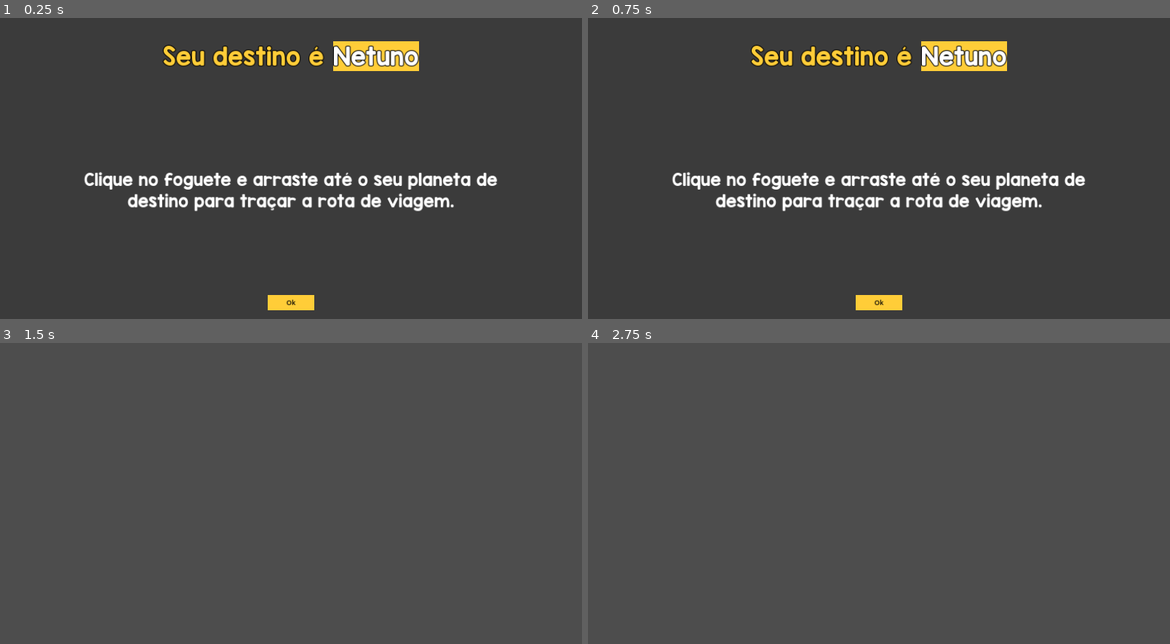
Above: before the commit, frames 1-4 (two rows, left to right).
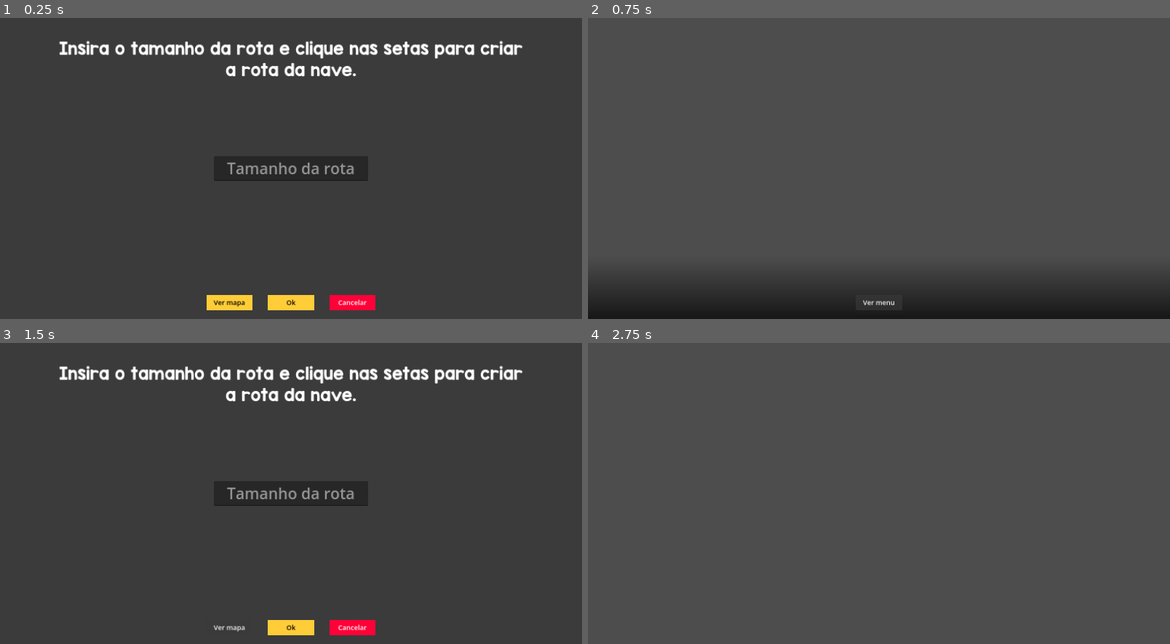
Above: after the commit, the same moments.

Repository: Equiel-1703/jogo-ExpPC
Game: Godot game, scene res://testing/test.tscn
Two runs of this game, one before a commit and one after it. Both use one fixed random seed, a clock stepped at 60 frames per second and the inputs below. This scene is started directly instead of the project's main scene.
Inputs (mouse positions are in pixels of both pictures, inside the frame that each line leads up to):
- Up to frame 1 (0.25 s): no input
- Up to frame 2 (0.75 s): click (814, 300) at 0.5 s, where only the run after the commit has a clickable "Ver mapa"
- Up to frame 3 (1.5 s): click (291, 625) at 1.25 s, where only the run after the commit has a clickable "Ver menu"
- Up to frame 4 (2.75 s): click (943, 625) at 2 s, where only the run after the commit has a clickable "Cancelar"

The runs differ from the first frame. In frame 1, 8.5% of the frame differs, in the area x 10-90%, y 7-98%; in frame 2, 10%, in the area x 0-100%, y 7-100%; in frame 3, 5.2%; in frame 4, nothing differs.

Commit message:
CriarPath refactor

Diff:
--- /dev/null
+++ b/scenes/level_1/criar_path_num.tscn
@@ -0,0 +1,48 @@
+[gd_scene load_steps=5 format=3 uid="uid://c0onqu281fee5"]
+
+[ext_resource type="PackedScene" uid="uid://cig2gpf3kuqkq" path="res://scenes/level_3/criar_path.tscn" id="1_sxrka"]
+[ext_resource type="Script" path="res://scripts/level_1/criar_path_num.gd" id="2_j4wwn"]
+[ext_resource type="FontFile" uid="uid://bon14dm77mpt8" path="res://fonts/KGRedHands.ttf" id="2_wdmqw"]
+
+[sub_resource type="LabelSettings" id="LabelSettings_ywrrr"]
+font = ExtResource("2_wdmqw")
+font_size = 50
+font_color = Color(1, 0, 0.239216, 1)
+outline_size = 10
+
+[node name="CriarPath" instance=ExtResource("1_sxrka")]
+script = ExtResource("2_j4wwn")
+
+[node name="GradientBG" parent="." index="0"]
+visible = false
+
+[node name="BG" parent="." index="1"]
+visible = true
+
+[node name="SetNumContainer" type="CenterContainer" parent="." index="3"]
+layout_mode = 0
+offset_right = 1890.0
+offset_bottom = 980.0
+
+[node name="TamRotaLineField" type="LineEdit" parent="SetNumContainer" index="0"]
+unique_name_in_owner = true
+custom_minimum_size = Vector2(500, 0)
+layout_mode = 2
+theme_override_font_sizes/font_size = 50
+placeholder_text = "Tamanho da rota"
+alignment = 1
+
+[node name="InsertValidIntLabel" type="Label" parent="." index="4"]
+unique_name_in_owner = true
+visible = false
+layout_mode = 0
+offset_top = 528.0
+offset_right = 1890.0
+offset_bottom = 873.0
+text = "Por favor, insira um
+tamanho de rota válido!"
+label_settings = SubResource("LabelSettings_ywrrr")
+horizontal_alignment = 1
+vertical_alignment = 1
+
+[connection signal="text_submitted" from="SetNumContainer/TamRotaLineField" to="." method="_on_tam_rota_line_field_text_submitted"]
--- a/scenes/level_1/criar_path_set_num.tscn
+++ /dev/null
@@ -1,149 +0,0 @@
-[gd_scene load_steps=10 format=3 uid="uid://c14mclctv6ack"]
-
-[ext_resource type="Script" path="res://scripts/level_1/criar_path_set_num.gd" id="1_ipxu4"]
-[ext_resource type="Material" uid="uid://ddpwqy41qf85d" path="res://shaders/bg_material.tres" id="2_a3khq"]
-[ext_resource type="FontFile" uid="uid://bon14dm77mpt8" path="res://fonts/KGRedHands.ttf" id="2_p7u8x"]
-[ext_resource type="LabelSettings" uid="uid://cgl76j25jy15c" path="res://themes/instructions_label_settings.tres" id="4_ukq0g"]
-
-[sub_resource type="Gradient" id="Gradient_mfpkk"]
-offsets = PackedFloat32Array(0, 0.201299)
-colors = PackedColorArray(0, 0, 0, 0.682353, 0, 0, 0, 0)
-
-[sub_resource type="GradientTexture2D" id="GradientTexture2D_keesj"]
-gradient = SubResource("Gradient_mfpkk")
-fill_from = Vector2(0, 1)
-fill_to = Vector2(0, 0)
-
-[sub_resource type="LabelSettings" id="LabelSettings_ttvyg"]
-font = ExtResource("2_p7u8x")
-font_size = 50
-font_color = Color(1, 0, 0.239216, 1)
-outline_size = 10
-
-[sub_resource type="StyleBoxFlat" id="StyleBoxFlat_n3fof"]
-bg_color = Color(1, 0.805, 0.22, 1)
-
-[sub_resource type="StyleBoxFlat" id="StyleBoxFlat_i026o"]
-bg_color = Color(1, 0, 0.219608, 1)
-
-[node name="CriarPath" type="Control"]
-layout_mode = 3
-anchors_preset = 15
-anchor_right = 1.0
-anchor_bottom = 1.0
-grow_horizontal = 2
-grow_vertical = 2
-script = ExtResource("1_ipxu4")
-
-[node name="GradientBG" type="TextureRect" parent="."]
-unique_name_in_owner = true
-visible = false
-layout_mode = 0
-offset_right = 1890.0
-offset_bottom = 980.0
-texture = SubResource("GradientTexture2D_keesj")
-
-[node name="BG" type="ColorRect" parent="."]
-unique_name_in_owner = true
-material = ExtResource("2_a3khq")
-layout_mode = 0
-offset_right = 1890.0
-offset_bottom = 980.0
-color = Color(0, 0, 0, 1)
-
-[node name="SetNumContainer" type="CenterContainer" parent="."]
-layout_mode = 0
-offset_right = 1890.0
-offset_bottom = 980.0
-
-[node name="TamRotaLineField" type="LineEdit" parent="SetNumContainer"]
-unique_name_in_owner = true
-custom_minimum_size = Vector2(500, 0)
-layout_mode = 2
-theme_override_font_sizes/font_size = 50
-placeholder_text = "Tamanho da rota"
-alignment = 1
-
-[node name="InsertValidIntLabel" type="Label" parent="."]
-unique_name_in_owner = true
-visible = false
-layout_mode = 0
-offset_top = 528.0
-offset_right = 1890.0
-offset_bottom = 873.0
-text = "Por favor, insira um
-tamanho de rota válido!"
-label_settings = SubResource("LabelSettings_ttvyg")
-horizontal_alignment = 1
-vertical_alignment = 1
-
-[node name="InstructionLabel" type="Label" parent="."]
-unique_name_in_owner = true
-layout_mode = 0
-offset_right = 1890.0
-offset_bottom = 268.0
-text = "Insira o tamanho da rota e clique nas setas para criar
-a rota da nave."
-label_settings = ExtResource("4_ukq0g")
-horizontal_alignment = 1
-vertical_alignment = 1
-
-[node name="PathButtonsContainer" type="CenterContainer" parent="."]
-layout_mode = 0
-offset_right = 1890.0
-offset_bottom = 980.0
-mouse_filter = 2
-
-[node name="PathButtons" type="HFlowContainer" parent="PathButtonsContainer"]
-unique_name_in_owner = true
-custom_minimum_size = Vector2(1800, 0)
-layout_mode = 2
-theme_override_constants/h_separation = 10
-theme_override_constants/v_separation = 10
-alignment = 1
-
-[node name="Buttons" type="HBoxContainer" parent="."]
-layout_mode = 0
-offset_top = 873.0
-offset_right = 1890.0
-offset_bottom = 982.0
-theme_override_constants/separation = 50
-alignment = 1
-
-[node name="VerMapa" type="Button" parent="Buttons"]
-unique_name_in_owner = true
-custom_minimum_size = Vector2(150, 50)
-layout_mode = 2
-size_flags_horizontal = 4
-size_flags_vertical = 4
-theme_override_colors/font_color = Color(0, 0, 0, 1)
-theme_override_font_sizes/font_size = 22
-theme_override_styles/normal = SubResource("StyleBoxFlat_n3fof")
-text = "Ver mapa"
-
-[node name="Ok" type="Button" parent="Buttons"]
-unique_name_in_owner = true
-custom_minimum_size = Vector2(150, 50)
-layout_mode = 2
-size_flags_horizontal = 4
-size_flags_vertical = 4
-theme_override_colors/font_color = Color(0, 0, 0, 1)
-theme_override_font_sizes/font_size = 22
-theme_override_styles/normal = SubResource("StyleBoxFlat_n3fof")
-text = "Ok"
-
-[node name="Cancelar" type="Button" parent="Buttons"]
-unique_name_in_owner = true
-custom_minimum_size = Vector2(150, 50)
-layout_mode = 2
-size_flags_horizontal = 4
-size_flags_vertical = 4
-theme_override_colors/font_color = Color(1, 1, 1, 1)
-theme_override_font_sizes/font_size = 22
-theme_override_styles/normal = SubResource("StyleBoxFlat_i026o")
-text = "Cancelar"
-
-[connection signal="text_submitted" from="SetNumContainer/TamRotaLineField" to="." method="_on_tam_rota_line_field_text_submitted"]
-[connection signal="pressed" from="Buttons/VerMapa" to="." method="_on_ver_mapa_pressed"]
-[connection signal="pressed" from="Buttons/Ok" to="." method="_on_ok_pressed"]
-[connection signal="pressed" from="Buttons/Cancelar" to="." method="_on_cancelar_pressed"]
--- a/scenes/level_1/level_1.tscn
+++ b/scenes/level_1/level_1.tscn
@@ -12,7 +12,7 @@
 [ext_resource type="Texture2D" uid="uid://dftpo1aex8ah0" path="res://res/Rocket_70x170.png" id="9_awt4r"]
 [ext_resource type="Script" path="res://scripts/level_1/rocket.gd" id="10_7ethw"]
 [ext_resource type="PackedScene" uid="uid://diik6iqcg1u36" path="res://scenes/level_1/win_scene.tscn" id="12_68fdk"]
-[ext_resource type="PackedScene" uid="uid://c14mclctv6ack" path="res://scenes/level_1/criar_path_set_num.tscn" id="12_cyy7x"]
+[ext_resource type="PackedScene" uid="uid://c0onqu281fee5" path="res://scenes/level_1/criar_path_num.tscn" id="12_o06rq"]
 [ext_resource type="PackedScene" uid="uid://c3pvrpj2n21cd" path="res://scenes/level_1/next_phase_scene.tscn" id="12_re1tg"]
 [ext_resource type="PackedScene" uid="uid://btif7hfb7i3rc" path="res://scenes/level_1/lose_scene.tscn" id="13_2cdh5"]
 [ext_resource type="Script" path="res://scripts/level_1/level_1_phases_manager.gd" id="15_3jtoy"]
@@ -126,12 +126,13 @@
 
 [node name="CanvasLayer" type="CanvasLayer" parent="."]
 
+[node name="CriarPath" parent="CanvasLayer" instance=ExtResource("12_o06rq")]
+unique_name_in_owner = true
+visible = false
+
 [node name="NextPhaseScene" parent="CanvasLayer" instance=ExtResource("12_re1tg")]
 unique_name_in_owner = true
 visible = false
-
-[node name="CriarPath" parent="CanvasLayer" instance=ExtResource("12_cyy7x")]
-unique_name_in_owner = true
 
 [node name="WinScene" parent="CanvasLayer" instance=ExtResource("12_68fdk")]
 unique_name_in_owner = true
--- a/scenes/level_3/criar_path.tscn
+++ b/scenes/level_3/criar_path.tscn
@@ -1,6 +1,7 @@
-[gd_scene load_steps=7 format=3 uid="uid://cig2gpf3kuqkq"]
+[gd_scene load_steps=8 format=3 uid="uid://cig2gpf3kuqkq"]
 
 [ext_resource type="Script" path="res://scripts/level_3/criar_path.gd" id="1_xtxpk"]
+[ext_resource type="Material" uid="uid://ddpwqy41qf85d" path="res://shaders/bg_material.tres" id="2_atlsb"]
 [ext_resource type="LabelSettings" uid="uid://cgl76j25jy15c" path="res://themes/instructions_label_settings.tres" id="2_jvns2"]
 
 [sub_resource type="Gradient" id="Gradient_mfpkk"]
@@ -37,6 +38,7 @@
 [node name="BG" type="ColorRect" parent="."]
 unique_name_in_owner = true
 visible = false
+material = ExtResource("2_atlsb")
 layout_mode = 0
 offset_right = 1890.0
 offset_bottom = 980.0
@@ -57,6 +59,7 @@
 layout_mode = 0
 offset_right = 1890.0
 offset_bottom = 980.0
+mouse_filter = 2
 
 [node name="PathButtons" type="HFlowContainer" parent="CenterContainer"]
 unique_name_in_owner = true
--- a/testing/test.gd
+++ b/testing/test.gd
@@ -2,7 +2,7 @@
 
 
 func _ready():
-	$NextPhaseScene.show_destination("Netuno")
+	$CriarPath.show_path_menu()
 
 # Called every frame. 'delta' is the elapsed time since the previous frame.
 func _process(delta):
--- a/testing/test.tscn
+++ b/testing/test.tscn
@@ -2,8 +2,8 @@
 
 [ext_resource type="Script" path="res://testing/test.gd" id="1_vgntq"]
 [ext_resource type="Texture2D" uid="uid://dftpo1aex8ah0" path="res://res/Rocket_70x170.png" id="1_yux14"]
+[ext_resource type="PackedScene" uid="uid://c0onqu281fee5" path="res://scenes/level_1/criar_path_num.tscn" id="2_htufr"]
 [ext_resource type="Script" path="res://testing/rocket.gd" id="2_mec3w"]
-[ext_resource type="PackedScene" uid="uid://c3pvrpj2n21cd" path="res://scenes/level_1/next_phase_scene.tscn" id="2_r1g13"]
 
 [sub_resource type="Animation" id="Animation_ig4sy"]
 length = 0.001
@@ -45,7 +45,7 @@
 [node name="Test" type="Node2D"]
 script = ExtResource("1_vgntq")
 
-[node name="NextPhaseScene" parent="." instance=ExtResource("2_r1g13")]
+[node name="CriarPath" parent="." instance=ExtResource("2_htufr")]
 
 [node name="Rocket" type="Sprite2D" parent="."]
 visible = false
Renamed: scripts/level_1/criar_path_set_num.gd -> scripts/level_1/criar_path_num.gd
